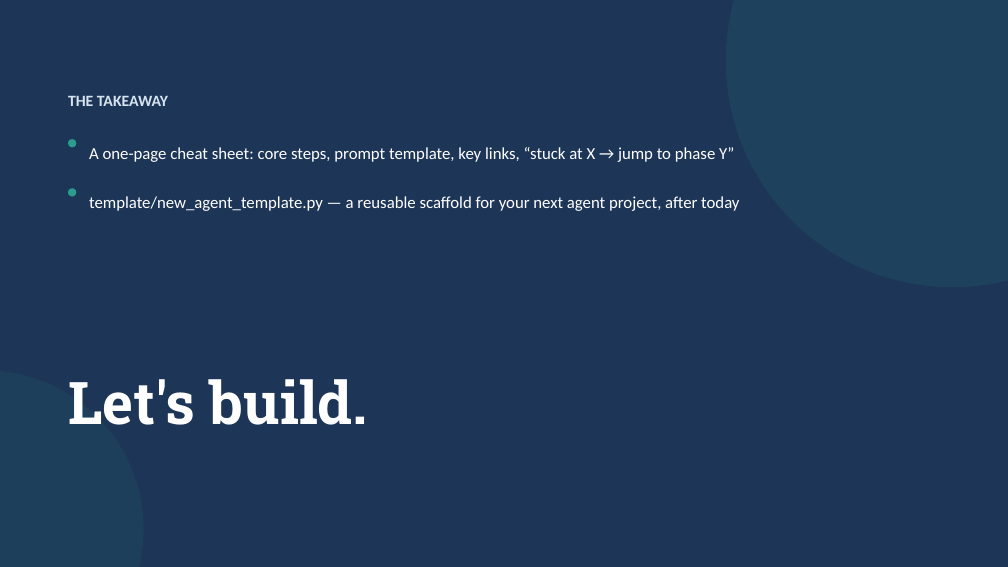
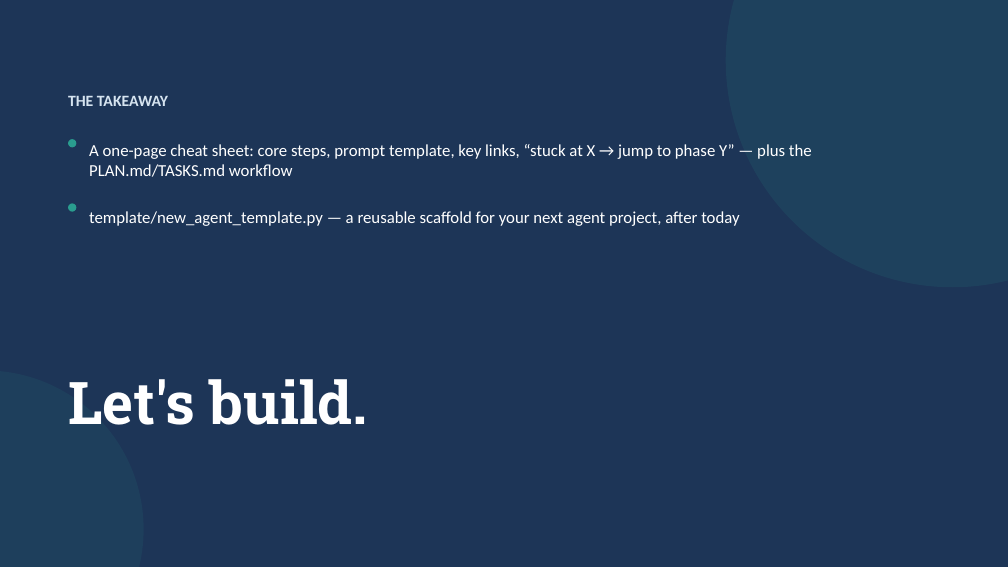
Before and after one commit to luisfelipehernandezmora/Agentic_AI_Workshop_with_LangChain, a slide deck: slide 21 of slides/AI_Agent_Workshop_Slides.pptx (slide 19 before the commit). Drawn at 1008x567 pixels with LibreOffice and Linux fonts; fonts in the diff are those of the drawing. Boxes give left, top, right and bottom in pixels: in the first picture for what was removed or moved away, otherwise in the second. Text is boxed around its words. In the diff, an @@ line names an element or a change of style, - is before the commit and + after.

```diff
--- a/slides/AI_Agent_Workshop_Slides.pptx
+++ b/slides/AI_Agent_Workshop_Slides.pptx
@@ text at bbox=[89, 144, 812, 177]: text changed @@
-A one-page cheat sheet: core steps, prompt template, key links, “stuck at X → jump to phase Y”
+A one-page cheat sheet: core steps, prompt template, key links, “stuck at X → jump to phase Y” — plus the PLAN.md/TASKS.md workflow
@@ ellipse: place and size @@
-ellipse at bbox=[68, 188, 76, 197]
+ellipse at bbox=[68, 203, 76, 212]
@@ text "template/new_agent_template.py — a reusable scaffold ...": place and size @@
-text "template/new_agent_template.py — a reusable scaffold ..." at bbox=[89, 196, 739, 211]
+text "template/new_agent_template.py — a reusable scaffold ..." at bbox=[89, 211, 739, 226]
```
Also in this commit, not shown: 16 other slides changed, 2 slides added, 2 other files.
